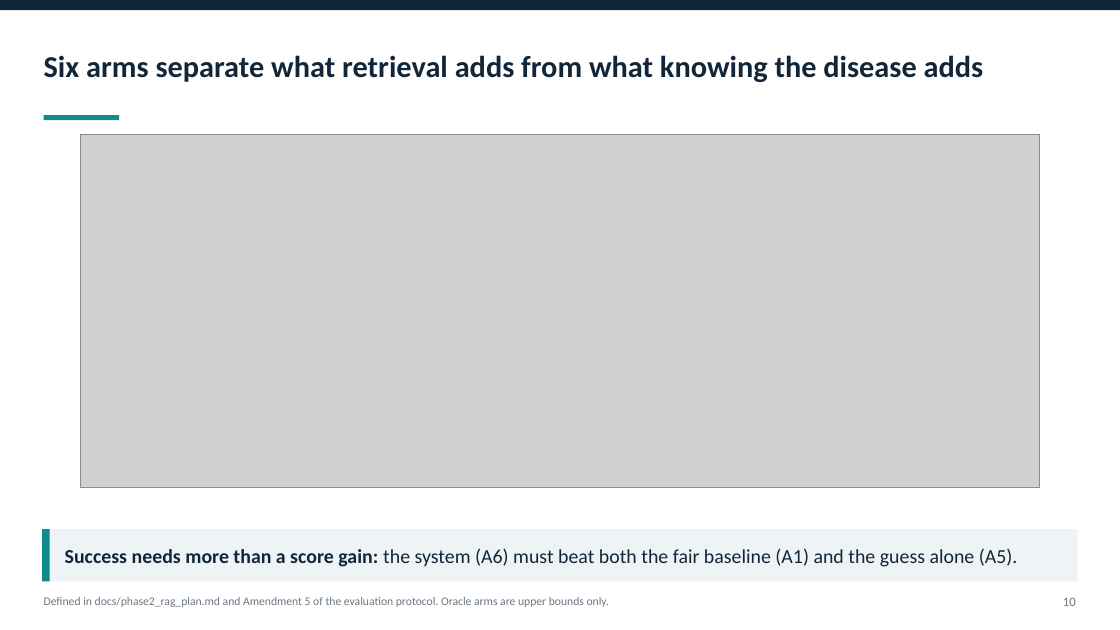
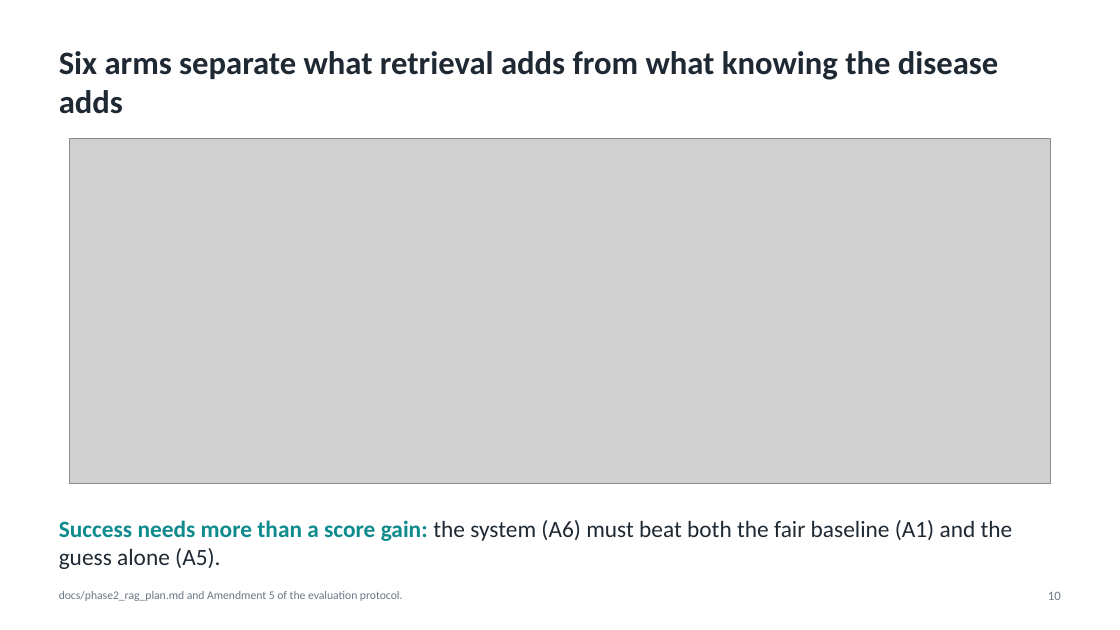
Before and after one commit to Ankritjarngal/medvqa-cxr-chexagent, a slide deck: slide 10 of deliverables/presentation/Medical_VQA_CXR_Project_Presentation.pptx. Drawn at 1120x630 pixels with LibreOffice and Linux fonts; fonts in the diff are those of the drawing; grey boxes stand for pictures. Boxes give left, top, right and bottom in pixels: in the first picture for what was removed or moved away, otherwise in the second. Text is boxed around its words. In the diff, an @@ line names an element or a change of style, - is before the commit and + after.

```diff
--- a/deliverables/presentation/Medical_VQA_CXR_Project_Presentation.pptx
+++ b/deliverables/presentation/Medical_VQA_CXR_Project_Presentation.pptx
@@ rectangle removed at [0,0,1120,10] @@
@@ text "Six arms separate what retrieval ...": place and size @@
-text "Six arms separate what retrieval ..." at [44,55,984,82]
+text "Six arms separate what retrieval ..." at [59,51,998,114]
@@ text "Six arms separate what retrieval ..." at [59,51,998,114]: size 26 to 28 pt, text colour #12263A to #1F2933; vertical alignment middle to top @@
@@ rectangle removed at [44,115,119,120] @@
@@ picture: place and size @@
-picture at [81,134,1039,487]
+picture at [70,139,1050,483]
@@ rectangle removed at [42,529,1078,581] @@
@@ rectangle removed at [42,529,50,581] @@
@@ text "Success needs more than a ...": place and size @@
-text "Success needs more than a ..." at [65,548,1018,567]
+text "Success needs more than a ..." at [59,520,1013,569]
@@ text "Success needs more than a ..." at [59,520,1013,569]: size 17 to 20 pt; text colour #12263A to #0F8B8D in "Success needs more than a score gain:"; text colour #12263A to #1F2933 in "the system (A6) must beat both the ..."; vertical alignment middle to top @@
@@ text at [59,591,403,601]: text changed @@
-Defined in docs/phase2_rag_plan.md and Amendment 5 of the evaluation protocol. Oracle arms are upper bounds only.
+docs/phase2_rag_plan.md and Amendment 5 of the evaluation protocol.
@@ text "10": place and size @@
-text "10" at [1063,597,1076,606]
+text "10" at [1048,591,1061,600]
```
Also in this commit, not shown: 9 other slides changed, 2 slides added, 2 slides removed, 56 other files.
